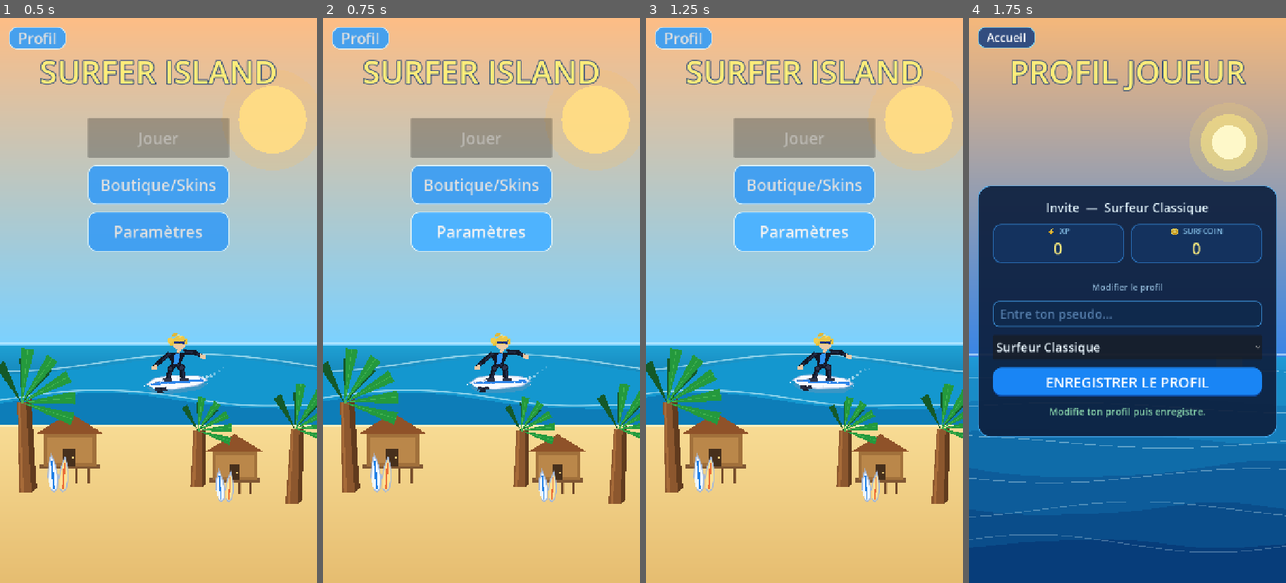
Above: before the commit, frames 1-4 (left to right).
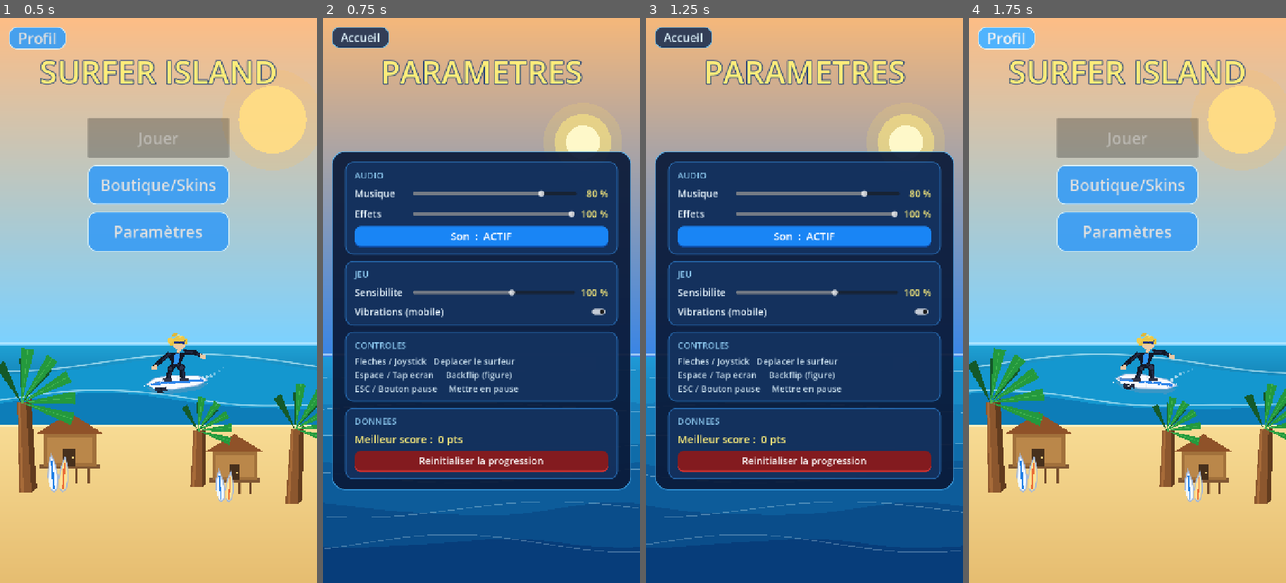
Above: after the commit, the same moments.

Repository: ClemL06/SurfGame
Game: Godot game, scene res://scenes/ui/MainMenu.tscn
The game is run twice, just before and just after one commit, with the same random seed, the same clock (stepped at 60 frames per second) and the same inputs.
Inputs (mouse positions are in pixels of both pictures, inside the frame that each line leads up to):
- Up to frame 1 (0.5 s): no input
- Up to frame 2 (0.75 s): click "Paramètres" at 0.5 s
- Up to frame 3 (1.25 s): no input
- Up to frame 4 (1.75 s): click (1007, 34) at 1.25 s, where only the run after the commit has a clickable "Accueil"

Frame 1 is identical in both runs. In frame 2, 87% of the frame differs, in the area x 0-100%, y 1-100%; in frame 3, 87%; in frame 4, 86%.

Commit message:
paramètres

Diff:
--- /dev/null
+++ b/nouveau-projet-de-jeu/scenes/ui/SettingsPage.tscn
@@ -0,0 +1,429 @@
+[gd_scene format=3]
+
+[ext_resource type="Script" path="res://scripts/ui/settings_page.gd" id="1"]
+
+[sub_resource type="StyleBoxFlat" id="StyleBoxFlat_back_btn"]
+bg_color = Color(0.10, 0.18, 0.32, 0.88)
+corner_radius_top_left = 16
+corner_radius_top_right = 16
+corner_radius_bottom_right = 16
+corner_radius_bottom_left = 16
+border_width_left = 2
+border_width_top = 2
+border_width_right = 2
+border_width_bottom = 2
+border_color = Color(0.36, 0.76, 1.0, 0.80)
+
+[sub_resource type="StyleBoxFlat" id="StyleBoxFlat_back_btn_hover"]
+bg_color = Color(0.16, 0.28, 0.50, 0.95)
+corner_radius_top_left = 16
+corner_radius_top_right = 16
+corner_radius_bottom_right = 16
+corner_radius_bottom_left = 16
+border_width_left = 2
+border_width_top = 2
+border_width_right = 2
+border_width_bottom = 2
+border_color = Color(0.50, 0.88, 1.0, 0.95)
+
+[sub_resource type="StyleBoxFlat" id="StyleBoxFlat_main_panel"]
+bg_color = Color(0.04, 0.10, 0.22, 0.93)
+corner_radius_top_left = 28
+corner_radius_top_right = 28
+corner_radius_bottom_right = 28
+corner_radius_bottom_left = 28
+border_width_left = 2
+border_width_top = 2
+border_width_right = 2
+border_width_bottom = 2
+border_color = Color(0.30, 0.72, 1.0, 0.80)
+
+[sub_resource type="StyleBoxFlat" id="StyleBoxFlat_section_card"]
+bg_color = Color(0.08, 0.20, 0.38, 0.88)
+corner_radius_top_left = 18
+corner_radius_top_right = 18
+corner_radius_bottom_right = 18
+corner_radius_bottom_left = 18
+border_width_left = 2
+border_width_top = 2
+border_width_right = 2
+border_width_bottom = 2
+border_color = Color(0.22, 0.62, 1.0, 0.55)
+
+[sub_resource type="StyleBoxFlat" id="StyleBoxFlat_mute_btn"]
+bg_color = Color(0.10, 0.52, 0.96, 1.0)
+corner_radius_top_left = 14
+corner_radius_top_right = 14
+corner_radius_bottom_right = 14
+corner_radius_bottom_left = 14
+border_width_left = 0
+border_width_top = 0
+border_width_right = 0
+border_width_bottom = 4
+border_color = Color(0.06, 0.30, 0.65, 1.0)
+
+[sub_resource type="StyleBoxFlat" id="StyleBoxFlat_mute_btn_hover"]
+bg_color = Color(0.18, 0.64, 1.0, 1.0)
+corner_radius_top_left = 14
+corner_radius_top_right = 14
+corner_radius_bottom_right = 14
+corner_radius_bottom_left = 14
+border_width_left = 0
+border_width_top = 0
+border_width_right = 0
+border_width_bottom = 4
+border_color = Color(0.08, 0.38, 0.78, 1.0)
+
+[sub_resource type="StyleBoxFlat" id="StyleBoxFlat_mute_btn_pressed"]
+bg_color = Color(0.06, 0.40, 0.80, 1.0)
+corner_radius_top_left = 14
+corner_radius_top_right = 14
+corner_radius_bottom_right = 14
+corner_radius_bottom_left = 14
+
+[sub_resource type="StyleBoxFlat" id="StyleBoxFlat_reset_btn"]
+bg_color = Color(0.55, 0.10, 0.10, 0.92)
+corner_radius_top_left = 14
+corner_radius_top_right = 14
+corner_radius_bottom_right = 14
+corner_radius_bottom_left = 14
+border_width_left = 0
+border_width_top = 0
+border_width_right = 0
+border_width_bottom = 4
+border_color = Color(0.80, 0.20, 0.20, 1.0)
+
+[sub_resource type="StyleBoxFlat" id="StyleBoxFlat_reset_btn_hover"]
+bg_color = Color(0.72, 0.14, 0.14, 0.98)
+corner_radius_top_left = 14
+corner_radius_top_right = 14
+corner_radius_bottom_right = 14
+corner_radius_bottom_left = 14
+border_width_left = 0
+border_width_top = 0
+border_width_right = 0
+border_width_bottom = 4
+border_color = Color(1.0, 0.30, 0.30, 1.0)
+
+[sub_resource type="StyleBoxFlat" id="StyleBoxFlat_reset_btn_pressed"]
+bg_color = Color(0.40, 0.08, 0.08, 1.0)
+corner_radius_top_left = 14
+corner_radius_top_right = 14
+corner_radius_bottom_right = 14
+corner_radius_bottom_left = 14
+
+[node name="SettingsPage" type="Control"]
+layout_mode = 3
+anchors_preset = 15
+anchor_right = 1.0
+anchor_bottom = 1.0
+script = ExtResource("1")
+
+[node name="BackButton" type="Button" parent="."]
+unique_name_in_owner = true
+layout_mode = 1
+offset_left = 20.0
+offset_top = 20.0
+offset_right = 150.0
+offset_bottom = 68.0
+theme_override_styles/normal = SubResource("StyleBoxFlat_back_btn")
+theme_override_styles/hover = SubResource("StyleBoxFlat_back_btn_hover")
+theme_override_styles/pressed = SubResource("StyleBoxFlat_back_btn_hover")
+theme_override_colors/font_color = Color(0.88, 0.96, 1.0, 1.0)
+theme_override_colors/font_hover_color = Color(1.0, 1.0, 1.0, 1.0)
+theme_override_font_sizes/font_size = 26
+text = "Accueil"
+
+[node name="Title" type="Label" parent="."]
+layout_mode = 1
+anchors_preset = 10
+anchor_left = 0.5
+anchor_right = 0.5
+offset_left = -320.0
+offset_top = 72.0
+offset_right = 320.0
+offset_bottom = 162.0
+theme_override_colors/font_color = Color(0.99, 0.93, 0.48, 1.0)
+theme_override_colors/font_outline_color = Color(0.12, 0.25, 0.47, 1.0)
+theme_override_constants/outline_size = 8
+theme_override_font_sizes/font_size = 72
+text = "PARAMETRES"
+horizontal_alignment = 1
+
+[node name="MainPanel" type="PanelContainer" parent="."]
+layout_mode = 1
+anchors_preset = 8
+anchor_left = 0.5
+anchor_top = 0.5
+anchor_right = 0.5
+anchor_bottom = 0.5
+offset_left = -340.0
+offset_top = -270.0
+offset_right = 340.0
+offset_bottom = 360.0
+theme_override_styles/panel = SubResource("StyleBoxFlat_main_panel")
+
+[node name="Margin" type="MarginContainer" parent="MainPanel"]
+layout_mode = 2
+theme_override_constants/margin_left = 28
+theme_override_constants/margin_top = 22
+theme_override_constants/margin_right = 28
+theme_override_constants/margin_bottom = 22
+
+[node name="VBox" type="VBoxContainer" parent="MainPanel/Margin"]
+layout_mode = 2
+theme_override_constants/separation = 14
+
+[node name="AudioCard" type="PanelContainer" parent="MainPanel/Margin/VBox"]
+layout_mode = 2
+theme_override_styles/panel = SubResource("StyleBoxFlat_section_card")
+
+[node name="AudioMargin" type="MarginContainer" parent="MainPanel/Margin/VBox/AudioCard"]
+layout_mode = 2
+theme_override_constants/margin_left = 20
+theme_override_constants/margin_top = 14
+theme_override_constants/margin_right = 20
+theme_override_constants/margin_bottom = 14
+
+[node name="AudioVBox" type="VBoxContainer" parent="MainPanel/Margin/VBox/AudioCard/AudioMargin"]
+layout_mode = 2
+theme_override_constants/separation = 10
+
+[node name="AudioTitle" type="Label" parent="MainPanel/Margin/VBox/AudioCard/AudioMargin/AudioVBox"]
+layout_mode = 2
+theme_override_colors/font_color = Color(0.60, 0.85, 1.0, 0.90)
+theme_override_font_sizes/font_size = 20
+text = "AUDIO"
+
+[node name="MusicRow" type="HBoxContainer" parent="MainPanel/Margin/VBox/AudioCard/AudioMargin/AudioVBox"]
+layout_mode = 2
+theme_override_constants/separation = 12
+
+[node name="MusicLabel" type="Label" parent="MainPanel/Margin/VBox/AudioCard/AudioMargin/AudioVBox/MusicRow"]
+layout_mode = 2
+custom_minimum_size = Vector2(120, 0)
+theme_override_colors/font_color = Color(0.92, 0.97, 1.0, 1.0)
+theme_override_font_sizes/font_size = 22
+text = "Musique"
+vertical_alignment = 1
+
+[node name="MusicSlider" type="HSlider" parent="MainPanel/Margin/VBox/AudioCard/AudioMargin/AudioVBox/MusicRow"]
+unique_name_in_owner = true
+layout_mode = 2
+size_flags_horizontal = 3
+custom_minimum_size = Vector2(0, 36)
+min_value = 0.0
+max_value = 100.0
+step = 1.0
+value = 80.0
+
+[node name="MusicValueLabel" type="Label" parent="MainPanel/Margin/VBox/AudioCard/AudioMargin/AudioVBox/MusicRow"]
+unique_name_in_owner = true
+layout_mode = 2
+custom_minimum_size = Vector2(60, 0)
+theme_override_colors/font_color = Color(0.99, 0.93, 0.48, 1.0)
+theme_override_font_sizes/font_size = 22
+text = "80 %"
+horizontal_alignment = 2
+vertical_alignment = 1
+
+[node name="SFXRow" type="HBoxContainer" parent="MainPanel/Margin/VBox/AudioCard/AudioMargin/AudioVBox"]
+layout_mode = 2
+theme_override_constants/separation = 12
+
+[node name="SFXLabel" type="Label" parent="MainPanel/Margin/VBox/AudioCard/AudioMargin/AudioVBox/SFXRow"]
+layout_mode = 2
+custom_minimum_size = Vector2(120, 0)
+theme_override_colors/font_color = Color(0.92, 0.97, 1.0, 1.0)
+theme_override_font_sizes/font_size = 22
+text = "Effets"
+vertical_alignment = 1
+
+[node name="SFXSlider" type="HSlider" parent="MainPanel/Margin/VBox/AudioCard/AudioMargin/AudioVBox/SFXRow"]
+unique_name_in_owner = true
+layout_mode = 2
+size_flags_horizontal = 3
+custom_minimum_size = Vector2(0, 36)
+min_value = 0.0
+max_value = 100.0
+step = 1.0
+value = 100.0
+
+[node name="SFXValueLabel" type="Label" parent="MainPanel/Margin/VBox/AudioCard/AudioMargin/AudioVBox/SFXRow"]
+unique_name_in_owner = true
+layout_mode = 2
+custom_minimum_size = Vector2(60, 0)
+theme_override_colors/font_color = Color(0.99, 0.93, 0.48, 1.0)
+theme_override_font_sizes/font_size = 22
+text = "100 %"
+horizontal_alignment = 2
+vertical_alignment = 1
+
+[node name="MuteButton" type="Button" parent="MainPanel/Margin/VBox/AudioCard/AudioMargin/AudioVBox"]
+unique_name_in_owner = true
+layout_mode = 2
+custom_minimum_size = Vector2(0, 48)
+theme_override_styles/normal = SubResource("StyleBoxFlat_mute_btn")
+theme_override_styles/hover = SubResource("StyleBoxFlat_mute_btn_hover")
+theme_override_styles/pressed = SubResource("StyleBoxFlat_mute_btn_pressed")
+theme_override_colors/font_color = Color(1.0, 1.0, 1.0, 1.0)
+theme_override_colors/font_hover_color = Color(1.0, 1.0, 1.0, 1.0)
+theme_override_font_sizes/font_size = 24
+text = "Son  :  ACTIF"
+
+[node name="GameCard" type="PanelContainer" parent="MainPanel/Margin/VBox"]
+layout_mode = 2
+theme_override_styles/panel = SubResource("StyleBoxFlat_section_card")
+
+[node name="GameMargin" type="MarginContainer" parent="MainPanel/Margin/VBox/GameCard"]
+layout_mode = 2
+theme_override_constants/margin_left = 20
+theme_override_constants/margin_top = 14
+theme_override_constants/margin_right = 20
+theme_override_constants/margin_bottom = 14
+
+[node name="GameVBox" type="VBoxContainer" parent="MainPanel/Margin/VBox/GameCard/GameMargin"]
+layout_mode = 2
+theme_override_constants/separation = 10
+
+[node name="GameTitle" type="Label" parent="MainPanel/Margin/VBox/GameCard/GameMargin/GameVBox"]
+layout_mode = 2
+theme_override_colors/font_color = Color(0.60, 0.85, 1.0, 0.90)
+theme_override_font_sizes/font_size = 20
+text = "JEU"
+
+[node name="SensRow" type="HBoxContainer" parent="MainPanel/Margin/VBox/GameCard/GameMargin/GameVBox"]
+layout_mode = 2
+theme_override_constants/separation = 12
+
+[node name="SensLabel" type="Label" parent="MainPanel/Margin/VBox/GameCard/GameMargin/GameVBox/SensRow"]
+layout_mode = 2
+custom_minimum_size = Vector2(120, 0)
+theme_override_colors/font_color = Color(0.92, 0.97, 1.0, 1.0)
+theme_override_font_sizes/font_size = 22
+text = "Sensibilite"
+vertical_alignment = 1
+
+[node name="SensSlider" type="HSlider" parent="MainPanel/Margin/VBox/GameCard/GameMargin/GameVBox/SensRow"]
+unique_name_in_owner = true
+layout_mode = 2
+size_flags_horizontal = 3
+custom_minimum_size = Vector2(0, 36)
+min_value = 20.0
+max_value = 150.0
+step = 5.0
+value = 100.0
+
+[node name="SensValueLabel" type="Label" parent="MainPanel/Margin/VBox/GameCard/GameMargin/GameVBox/SensRow"]
+unique_name_in_owner = true
+layout_mode = 2
+custom_minimum_size = Vector2(60, 0)
+theme_override_colors/font_color = Color(0.99, 0.93, 0.48, 1.0)
+theme_override_font_sizes/font_size = 22
+text = "100 %"
+horizontal_alignment = 2
+vertical_alignment = 1
+
+[node name="VibrationRow" type="HBoxContainer" parent="MainPanel/Margin/VBox/GameCard/GameMargin/GameVBox"]
+layout_mode = 2
+theme_override_constants/separation = 12
+
+[node name="VibrationLabel" type="Label" parent="MainPanel/Margin/VBox/GameCard/GameMargin/GameVBox/VibrationRow"]
+layout_mode = 2
+size_flags_horizontal = 3
+theme_override_colors/font_color = Color(0.92, 0.97, 1.0, 1.0)
+theme_override_font_sizes/font_size = 22
+text = "Vibrations (mobile)"
+vertical_alignment = 1
+
+[node name="VibrationToggle" type="CheckButton" parent="MainPanel/Margin/VBox/GameCard/GameMargin/GameVBox/VibrationRow"]
+unique_name_in_owner = true
+layout_mode = 2
+button_pressed = true
+theme_override_font_sizes/font_size = 22
+
+[node name="ControlsCard" type="PanelContainer" parent="MainPanel/Margin/VBox"]
+layout_mode = 2
+theme_override_styles/panel = SubResource("StyleBoxFlat_section_card")
+
+[node name="ControlsMargin" type="MarginContainer" parent="MainPanel/Margin/VBox/ControlsCard"]
+layout_mode = 2
+theme_override_constants/margin_left = 20
+theme_override_constants/margin_top = 14
+theme_override_constants/margin_right = 20
+theme_override_constants/margin_bottom = 14
+
+[node name="ControlsVBox" type="VBoxContainer" parent="MainPanel/Margin/VBox/ControlsCard/ControlsMargin"]
+layout_mode = 2
+theme_override_constants/separation = 8
+
+[node name="ControlsTitle" type="Label" parent="MainPanel/Margin/VBox/ControlsCard/ControlsMargin/ControlsVBox"]
+layout_mode = 2
+theme_override_colors/font_color = Color(0.60, 0.85, 1.0, 0.90)
+theme_override_font_sizes/font_size = 20
+text = "CONTROLES"
+
+[node name="ControlsInfoLabel" type="Label" parent="MainPanel/Margin/VBox/ControlsCard/ControlsMargin/ControlsVBox"]
+layout_mode = 2
+theme_override_colors/font_color = Color(0.88, 0.96, 1.0, 0.90)
+theme_override_font_sizes/font_size = 20
+text = "Fleches / Joystick   Deplacer le surfeur
+Espace / Tap ecran     Backflip (figure)
+ESC / Bouton pause     Mettre en pause"
+
+[node name="DataCard" type="PanelContainer" parent="MainPanel/Margin/VBox"]
+layout_mode = 2
+theme_override_styles/panel = SubResource("StyleBoxFlat_section_card")
+
+[node name="DataMargin" type="MarginContainer" parent="MainPanel/Margin/VBox/DataCard"]
+layout_mode = 2
+theme_override_constants/margin_left = 20
+theme_override_constants/margin_top = 14
+theme_override_constants/margin_right = 20
+theme_override_constants/margin_bottom = 14
+
+[node name="DataVBox" type="VBoxContainer" parent="MainPanel/Margin/VBox/DataCard/DataMargin"]
+layout_mode = 2
+theme_override_constants/separation = 10
+
+[node name="DataTitle" type="Label" parent="MainPanel/Margin/VBox/DataCard/DataMargin/DataVBox"]
+layout_mode = 2
+theme_override_colors/font_color = Color(0.60, 0.85, 1.0, 0.90)
+theme_override_font_sizes/font_size = 20
+text = "DONNEES"
+
+[node name="BestScoreLabel" type="Label" parent="MainPanel/Margin/VBox/DataCard/DataMargin/DataVBox"]
+unique_name_in_owner = true
+layout_mode = 2
+theme_override_colors/font_color = Color(0.99, 0.93, 0.48, 1.0)
+theme_override_font_sizes/font_size = 24
+text = "Meilleur score :  0 pts"
+
+[node name="ResetButton" type="Button" parent="MainPanel/Margin/VBox/DataCard/DataMargin/DataVBox"]
+unique_name_in_owner = true
+layout_mode = 2
+custom_minimum_size = Vector2(0, 48)
+theme_override_styles/normal = SubResource("StyleBoxFlat_reset_btn")
+theme_override_styles/hover = SubResource("StyleBoxFlat_reset_btn_hover")
+theme_override_styles/pressed = SubResource("StyleBoxFlat_reset_btn_pressed")
+theme_override_colors/font_color = Color(1.0, 1.0, 1.0, 1.0)
+theme_override_colors/font_hover_color = Color(1.0, 1.0, 1.0, 1.0)
+theme_override_font_sizes/font_size = 22
+text = "Reinitialiser la progression"
+
+[node name="StatusLabel" type="Label" parent="."]
+unique_name_in_owner = true
+layout_mode = 1
+anchors_preset = 14
+anchor_top = 1.0
+anchor_right = 1.0
+anchor_bottom = 1.0
+offset_left = 24.0
+offset_top = -58.0
+offset_right = -24.0
+offset_bottom = -18.0
+theme_override_colors/font_color = Color(1.0, 0.60, 0.38, 0.95)
+theme_override_font_sizes/font_size = 22
+text = ""
+horizontal_alignment = 1
+visible = false
--- a/nouveau-projet-de-jeu/scripts/game/game_level.gd
+++ b/nouveau-projet-de-jeu/scripts/game/game_level.gd
@@ -136,7 +136,7 @@
 func _update_surfer_controls(delta: float) -> void:
 	var size := get_viewport_rect().size
 	var direction := Input.get_vector("ui_left", "ui_right", "ui_up", "ui_down")
-	surfer_velocity = direction * surfer_speed
+	surfer_velocity = direction * surfer_speed * GameManager.controls_sensitivity
 	surfer_position += surfer_velocity * delta
 
 	# Le surfeur reste dans la zone d'eau.
--- a/nouveau-projet-de-jeu/scripts/game_manager.gd
+++ b/nouveau-projet-de-jeu/scripts/game_manager.gd
@@ -14,6 +14,13 @@
 var has_account: bool = false
 var total_xp: int = 0
 var total_surfcoin: int = 0
+
+# Paramètres.
+var music_volume: float = 0.8
+var sfx_volume: float = 1.0
+var controls_sensitivity: float = 1.0
+var vibration_enabled: bool = true
+var muted: bool = false
 
 const SAVE_PATH : String = "user://save.json"
 
@@ -47,6 +54,25 @@
 	set_state(GameState.MENU)
 	get_tree().paused = false
 	get_tree().change_scene_to_file("res://scenes/ui/ProfilePage.tscn")
+
+func goto_settings_page() -> void:
+	set_state(GameState.MENU)
+	get_tree().paused = false
+	get_tree().change_scene_to_file("res://scenes/ui/SettingsPage.tscn")
+
+func apply_audio_settings() -> void:
+	if muted:
+		AudioServer.set_bus_volume_db(AudioServer.get_bus_index("Master"), -80.0)
+	else:
+		AudioServer.set_bus_volume_db(AudioServer.get_bus_index("Master"), linear_to_db(music_volume))
+
+func reset_progress() -> void:
+	high_score = 0
+	total_xp = 0
+	total_surfcoin = 0
+	save_game()
+	profile_progress_changed.emit(total_xp, total_surfcoin)
+	high_score_changed.emit(high_score)
 
 func pause_game() -> void:
 	if state != GameState.PLAYING:
@@ -100,7 +126,12 @@
 		"selected_character_index": selected_character_index,
 		"has_account": has_account,
 		"total_xp": total_xp,
-		"total_surfcoin": total_surfcoin
+		"total_surfcoin": total_surfcoin,
+		"music_volume": music_volume,
+		"sfx_volume": sfx_volume,
+		"controls_sensitivity": controls_sensitivity,
+		"vibration_enabled": vibration_enabled,
+		"muted": muted
 	}
 	var f : FileAccess = FileAccess.open(SAVE_PATH, FileAccess.WRITE)
 	if f == null:
@@ -138,3 +169,9 @@
 	has_account = bool(parsed.get("has_account", false)) and not player_pseudo.is_empty()
 	total_xp = maxi(0, int(parsed.get("total_xp", 0)))
 	total_surfcoin = maxi(0, int(parsed.get("total_surfcoin", 0)))
+	music_volume = clampf(float(parsed.get("music_volume", 0.8)), 0.0, 1.0)
+	sfx_volume = clampf(float(parsed.get("sfx_volume", 1.0)), 0.0, 1.0)
+	controls_sensitivity = clampf(float(parsed.get("controls_sensitivity", 1.0)), 0.2, 1.5)
+	vibration_enabled = bool(parsed.get("vibration_enabled", true))
+	muted = bool(parsed.get("muted", false))
+	apply_audio_settings()
--- a/nouveau-projet-de-jeu/scripts/ui/main_menu.gd
+++ b/nouveau-projet-de-jeu/scripts/ui/main_menu.gd
@@ -471,7 +471,7 @@
 	GameManager.goto_shop_dressing()
 
 func _on_settings_pressed() -> void:
-	print("Settings: TODO")
+	GameManager.goto_settings_page()
 
 func _on_house_pressed() -> void:
 	GameManager.goto_shop_dressing()
--- /dev/null
+++ b/nouveau-projet-de-jeu/scripts/ui/settings_page.gd
@@ -0,0 +1,167 @@
+extends Control
+
+@onready var back_button: Button       = %BackButton
+@onready var music_slider: HSlider     = %MusicSlider
+@onready var music_value_label: Label  = %MusicValueLabel
+@onready var sfx_slider: HSlider       = %SFXSlider
+@onready var sfx_value_label: Label    = %SFXValueLabel
+@onready var mute_button: Button       = %MuteButton
+@onready var sens_slider: HSlider      = %SensSlider
+@onready var sens_value_label: Label   = %SensValueLabel
+@onready var vibration_toggle: CheckButton = %VibrationToggle
+@onready var best_score_label: Label   = %BestScoreLabel
+@onready var reset_button: Button      = %ResetButton
+@onready var status_label: Label       = %StatusLabel
+
+var _reset_pending: bool = false
+var _reset_timer: float = 0.0
+
+func _ready() -> void:
+	set_process(true)
+	_load_settings()
+	back_button.pressed.connect(_on_back_pressed)
+	music_slider.value_changed.connect(_on_music_changed)
+	sfx_slider.value_changed.connect(_on_sfx_changed)
+	mute_button.pressed.connect(_on_mute_pressed)
+	sens_slider.value_changed.connect(_on_sens_changed)
+	vibration_toggle.toggled.connect(_on_vibration_toggled)
+	reset_button.pressed.connect(_on_reset_pressed)
+
+func _process(delta: float) -> void:
+	queue_redraw()
+	if _reset_pending:
+		_reset_timer -= delta
+		if _reset_timer <= 0.0:
+			_reset_pending = false
+			reset_button.text = "Reinitialiser la progression"
+
+func _draw() -> void:
+	var size := get_viewport_rect().size
+	if size.x <= 0.0 or size.y <= 0.0:
+		return
+
+	var t: float = float(Time.get_ticks_msec()) * 0.001
+
+	# Ciel coucher de soleil.
+	_draw_gradient_rect(Rect2(Vector2.ZERO, Vector2(size.x, size.y * 0.60)),
+		Color(0.96, 0.72, 0.48), Color(0.22, 0.52, 0.90))
+
+	# Soleil.
+	var sun := Vector2(size.x * 0.82, size.y * 0.22)
+	draw_circle(sun, size.y * 0.07, Color(1.0, 0.88, 0.38, 0.18))
+	draw_circle(sun, size.y * 0.05, Color(1.0, 0.92, 0.50, 0.55))
+	draw_circle(sun, size.y * 0.03, Color(1.0, 0.98, 0.80, 0.95))
+
+	# Ocean.
+	_draw_gradient_rect(Rect2(Vector2(0.0, size.y * 0.60), Vector2(size.x, size.y * 0.40)),
+		Color(0.12, 0.60, 0.84), Color(0.02, 0.18, 0.42))
+
+	# Reflet soleil.
+	_draw_gradient_rect(
+		Rect2(Vector2(sun.x - size.x * 0.04, size.y * 0.60), Vector2(size.x * 0.08, size.y * 0.40)),
+		Color(1.0, 0.88, 0.38, 0.42), Color(1.0, 0.60, 0.10, 0.0))
+
+	# Vagues.
+	_draw_wave(size, size.y * 0.63, 10.0, 220.0, 0.38, Color(0.10, 0.55, 0.78, 0.90), size.y, t)
+	_draw_wave(size, size.y * 0.68, 13.0, 180.0, 0.52, Color(0.08, 0.48, 0.72, 0.92), size.y, t + 1.2)
+	_draw_wave(size, size.y * 0.74, 16.0, 155.0, 0.70, Color(0.06, 0.42, 0.66, 0.94), size.y, t + 0.5)
+	_draw_wave(size, size.y * 0.80, 18.0, 135.0, 0.88, Color(0.05, 0.36, 0.60, 0.96), size.y, t + 2.0)
+	_draw_wave(size, size.y * 0.87, 14.0, 115.0, 1.10, Color(0.04, 0.30, 0.54, 0.98), size.y, t + 0.8)
+	_draw_wave(size, size.y * 0.93, 10.0, 100.0, 1.30, Color(0.03, 0.24, 0.48, 1.00), size.y, t + 1.6)
+
+	# Ecume.
+	for i in range(6):
+		var wy: float = size.y * (0.63 + float(i) * 0.06)
+		var phase_off: float = float(i) * 0.9
+		var foam_pts := PackedVector2Array()
+		var fx: float = 0.0
+		while fx <= size.x:
+			var fy: float = wy + sin((fx / (180.0 - float(i) * 10.0)) + t * (0.38 + float(i) * 0.15) + phase_off) * (10.0 + float(i) * 2.0)
+			foam_pts.append(Vector2(fx, fy))
+			fx += 10.0
+		draw_polyline(foam_pts, Color(0.88, 0.98, 1.0, 0.45 - float(i) * 0.04), 2.0, false)
+
+	draw_rect(Rect2(Vector2(0.0, size.y * 0.595), Vector2(size.x, 3.0)), Color(0.92, 0.98, 1.0, 0.55))
+
+func _load_settings() -> void:
+	music_slider.value = GameManager.music_volume * 100.0
+	music_value_label.text = "%d %%" % int(GameManager.music_volume * 100.0)
+	sfx_slider.value = GameManager.sfx_volume * 100.0
+	sfx_value_label.text = "%d %%" % int(GameManager.sfx_volume * 100.0)
+	sens_slider.value = GameManager.controls_sensitivity * 100.0
+	sens_value_label.text = "%d %%" % int(GameManager.controls_sensitivity * 100.0)
+	vibration_toggle.button_pressed = GameManager.vibration_enabled
+	best_score_label.text = "Meilleur score :  %d pts" % GameManager.high_score
+	_update_mute_button()
+
+func _on_music_changed(value: float) -> void:
+	GameManager.music_volume = value / 100.0
+	music_value_label.text = "%d %%" % int(value)
+	GameManager.apply_audio_settings()
+	GameManager.save_game()
+
+func _on_sfx_changed(value: float) -> void:
+	GameManager.sfx_volume = value / 100.0
+	sfx_value_label.text = "%d %%" % int(value)
+	GameManager.apply_audio_settings()
+	GameManager.save_game()
+
+func _on_mute_pressed() -> void:
+	GameManager.muted = not GameManager.muted
+	_update_mute_button()
+	GameManager.apply_audio_settings()
+	GameManager.save_game()
+
+func _update_mute_button() -> void:
+	if GameManager.muted:
+		mute_button.text = "Son  :  COUPE"
+	else:
+		mute_button.text = "Son  :  ACTIF"
+
+func _on_sens_changed(value: float) -> void:
+	GameManager.controls_sensitivity = value / 100.0
+	sens_value_label.text = "%d %%" % int(value)
+	GameManager.save_game()
+
+func _on_vibration_toggled(pressed: bool) -> void:
+	GameManager.vibration_enabled = pressed
+	GameManager.save_game()
+
+func _on_reset_pressed() -> void:
+	if not _reset_pending:
+		_reset_pending = true
+		_reset_timer = 3.0
+		reset_button.text = "Confirmer ? (appuyer a nouveau)"
+		return
+	_reset_pending = false
+	GameManager.reset_progress()
+	best_score_label.text = "Meilleur score :  0 pts"
+	reset_button.text = "Reinitialiser la progression"
+	status_label.text = "Progression remise a zero."
+	status_label.add_theme_color_override("font_color", Color(1.0, 0.60, 0.38, 0.95))
+	status_label.visible = true
+
+func _on_back_pressed() -> void:
+	GameManager.goto_main_menu()
+
+func _draw_wave(size: Vector2, base_y: float, amp: float, wl: float, speed: float,
+		color: Color, bottom: float, t: float) -> void:
+	var pts := PackedVector2Array()
+	var x: float = 0.0
+	while x <= size.x + 8.0:
+		var y := base_y + sin((x / wl) + t * speed) * amp \
+				+ sin((x / wl) * 2.1 + 0.8 + t * speed) * (amp * 0.18)
+		pts.append(Vector2(x, y))
+		x += 8.0
+	pts.append(Vector2(size.x, bottom))
+	pts.append(Vector2(0.0, bottom))
+	draw_colored_polygon(pts, color)
+
+func _draw_gradient_rect(rect: Rect2, top_color: Color, bottom_color: Color) -> void:
+	var points := PackedVector2Array([
+		rect.position,
+		rect.position + Vector2(rect.size.x, 0.0),
+		rect.position + rect.size,
+		rect.position + Vector2(0.0, rect.size.y)
+	])
+	draw_polygon(points, PackedColorArray([top_color, top_color, bottom_color, bottom_color]))
Not shown, added: nouveau-projet-de-jeu/scripts/ui/settings_page.gd.uid
